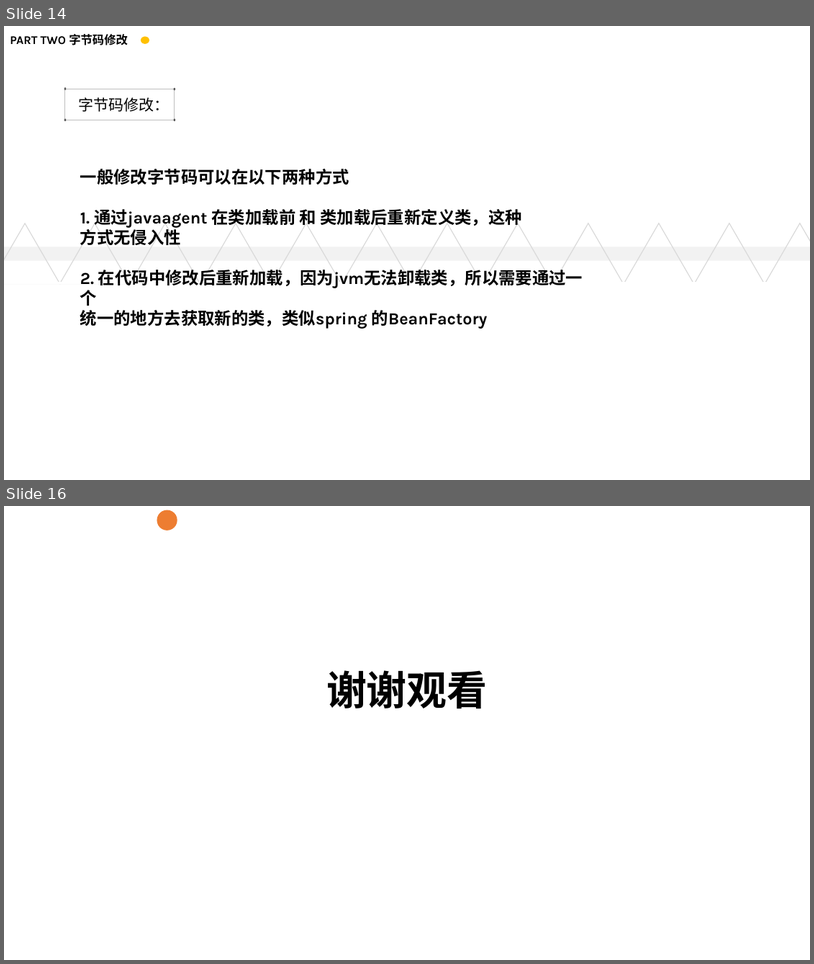
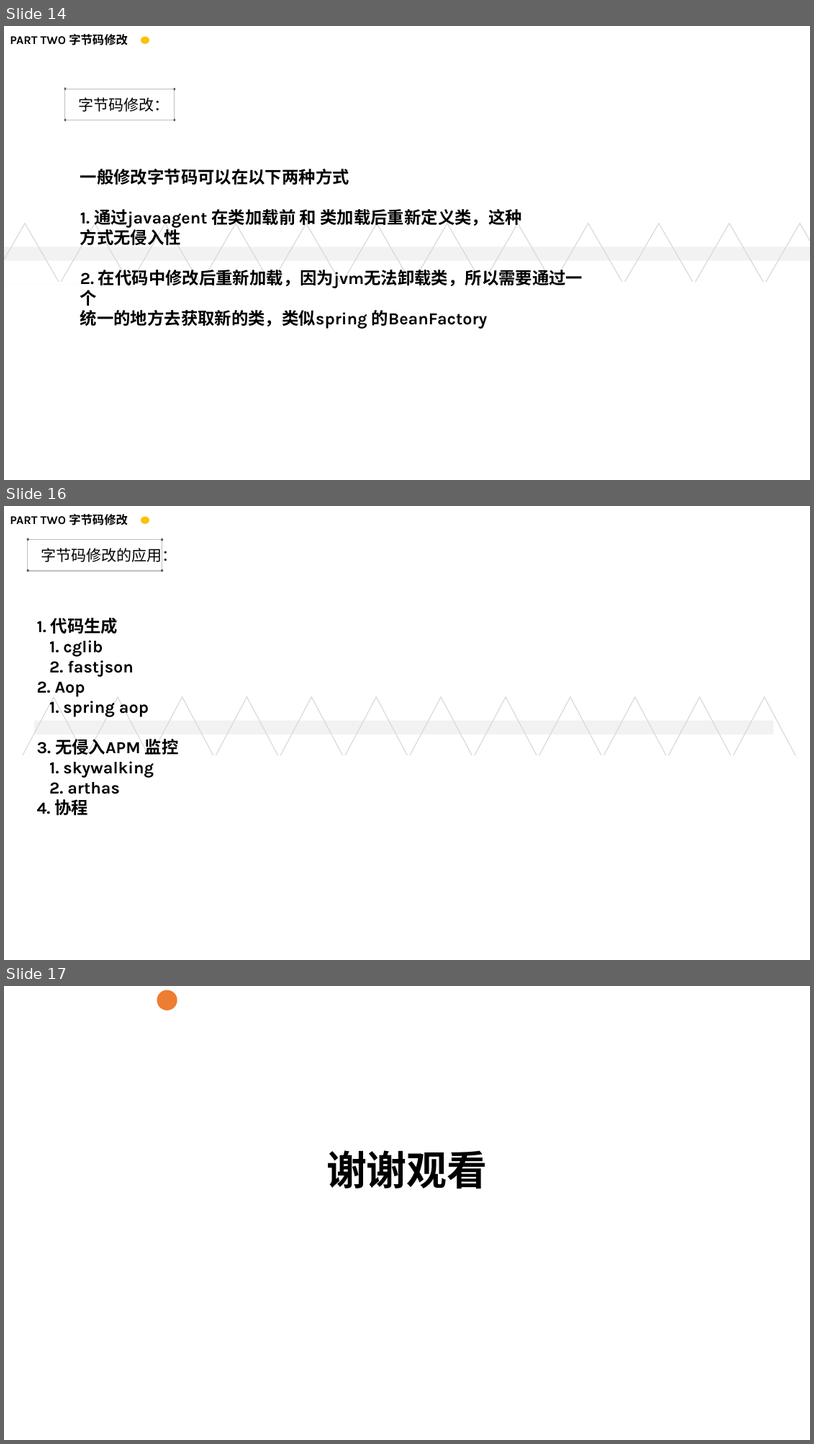
Before and after one commit to xiaofan0408/notes, a slide deck: bytecode/bytecode.pptx. Shown one above the other, each under a label of ours: slides 14 and 16 before the commit, slides 14, 16 and 17 after it; the slides between them are not shown. The pictures are 814x964 and 814x1444 pixels, drawn with LibreOffice and Linux fonts; fonts in the diff are those of the drawing; background and template pictures are left out. Boxes give left, top, right and bottom in pixels: in the first picture for what was removed or moved away, otherwise in the second. Text is boxed around its words. In the diff, an @@ line names an element or a change of style, - is before the commit and + after.

Commit message:
update: 修改ppt

```diff
--- a/bytecode/bytecode.pptx
+++ b/bytecode/bytecode.pptx
@@ slide 16 added at [4,506,810,960], background #FFFFFF @@
@@ text added at [10,514,128,525], 14 pt, text #000000, bold @@
+PART TWO 字节码修改
@@ ellipse added at [141,516,149,523], fill #FFC000 @@
@@ text added at [41,546,177,564], 18 pt, text #000000 @@
+字节码修改的应用：
@@ group added at [27,538,164,572]: 4 ellipses, 1 rectangle @@
@@ text added at [37,618,179,815], 20 pt, text #000000, bold @@
+1. 代码生成
+1. cglib
+2. fastjson
+2. Aop
+1. spring aop
+3. 无侵入APM 监控
+1. skywalking
+2. arthas
+4. 协程
@@ group added at [21,697,797,758]: 12 triangles, 1 rectangle, 1 line @@
@@ what was slide 16 is now slide 17 @@
```
Also in this commit, not shown: 1 slide changed.
